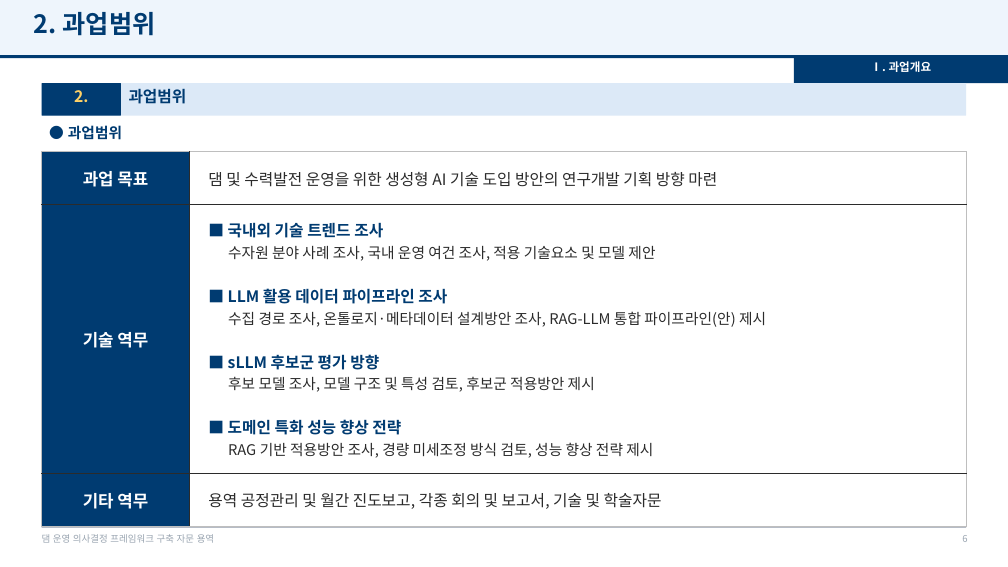
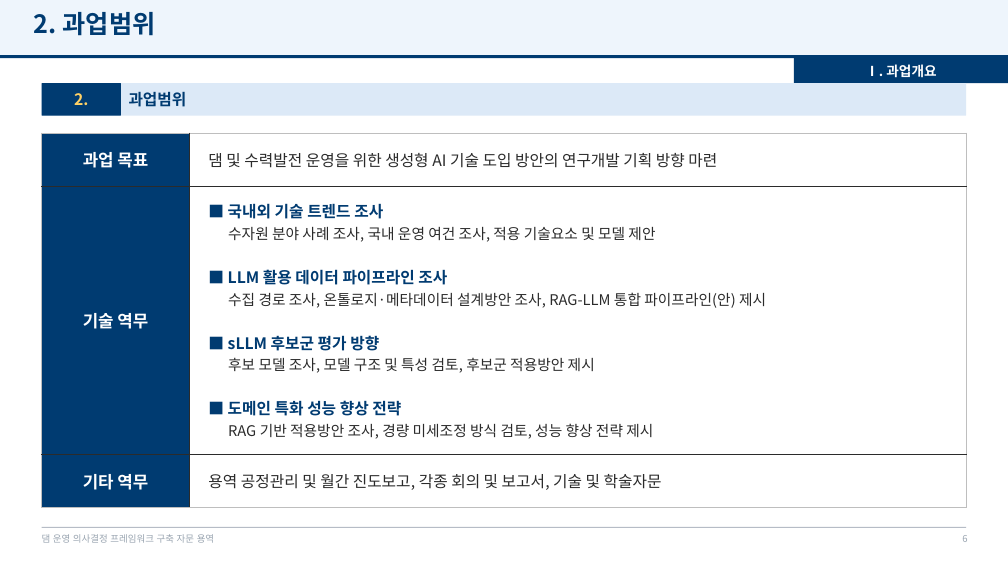
Before and after one commit to mkm1119/KGRAG-LLM, a slide deck: slide 6 of project_khnp/2026.12.09_최종보고회_발표자료_템플릿.pptx. Drawn at 1008x567 pixels with LibreOffice and Linux fonts; fonts in the diff are those of the drawing; background and template pictures are left out. Boxes give left, top, right and bottom in pixels: in the first picture for what was removed or moved away, otherwise in the second. Text is boxed around its words. In the diff, an @@ line names an element or a change of style, - is before the commit and + after.

```diff
--- a/project_khnp/2026.12.09_최종보고회_발표자료_템플릿.pptx
+++ b/project_khnp/2026.12.09_최종보고회_발표자료_템플릿.pptx
@@ text "Ⅰ. 과업개요" at [865, 64, 936, 78]: size 11 to 13 pt; vertical alignment top to middle @@
@@ text "2." at [74, 93, 88, 105]: vertical alignment top to middle @@
@@ text "과업범위" at [129, 91, 187, 107]: vertical alignment top to middle @@
@@ table: place and size @@
-table at [42, 152, 966, 526]
+table at [42, 133, 966, 507]
@@ text removed at [68, 125, 122, 140] @@
-● 과업범위
```
Also in this commit, not shown: 34 other slides changed, 1 other file.
